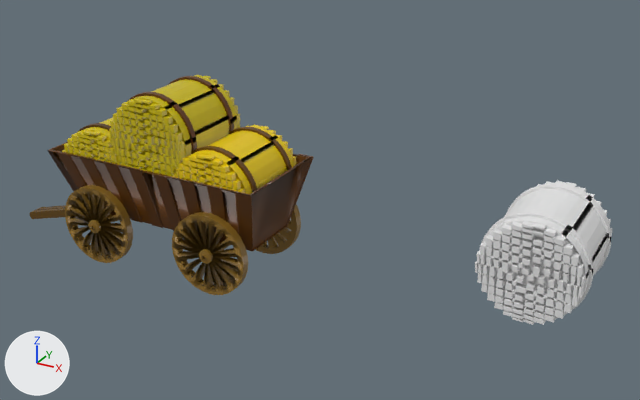
The FBX model 3D_models/hurdle/woz.fbx: old version first, new version second.
Both versions are drawn from a 50 mm lens placed at (9.52, -11.97, 7.78), pointed at (2.69, 0.45, 1.57). The lights are fixed; the arrows at lower left show +X, +Y and +Z.

Script lines for the objects in view, before the commit:
```python
me_circle_002 = bpy.data.meshes.new('Circle.002')
me_circle_002.from_pydata(...)  # 254 vertices, 203 faces; spans x -4.49..4.41, y -4.2..-1.68, z -2.06..2.06
me_circle_002.materials.append(mat_woz)  # brown #5d3300
me_cylinder_002 = bpy.data.meshes.new('Cylinder.002')
me_cylinder_002.from_pydata(...)  # 2004 vertices, 2310 faces; spans x 4.75..6.31, y -0.9..0.9, z 0.51..2.07
me_cylinder_003 = bpy.data.meshes.new('Cylinder.003')
me_cylinder_003.from_pydata(...)  # 256 vertices, 192 faces; spans x 4.71..6.35, y -0.62..0.62, z 0.47..2.11
ob_cylinder_002 = bpy.data.objects.new('Cylinder.002', me_cylinder_002)
ob_cylinder_002.location = (1.23, 0.0, 0.5)
ob_cylinder_003 = bpy.data.objects.new('Cylinder.003', me_cylinder_003)
ob_cylinder_003.location = (1.23, 0.0, 0.5)
ob_woz_001 = bpy.data.objects.new('woz.001', me_circle_002)
ob_woz_001.location = (0.0, 0.0, 0.0)
ob_woz_001.rotation_euler = (1.571, 0.0, 0.0)  # degrees (90, 0, 0)
ob_woz_001.scale = (-0.5, -0.5, -0.5)
# also in view: 'obw2' at (0.01, 0.0, 2.56); 'snop2' at (0.01, 0.0, 2.56); 'snop1' at (1.2, 0.0, 1.83); 'obw1' at (1.2, 0.0, 1.84); 'snop3' at (-1.2, 0.0, 1.83)
```
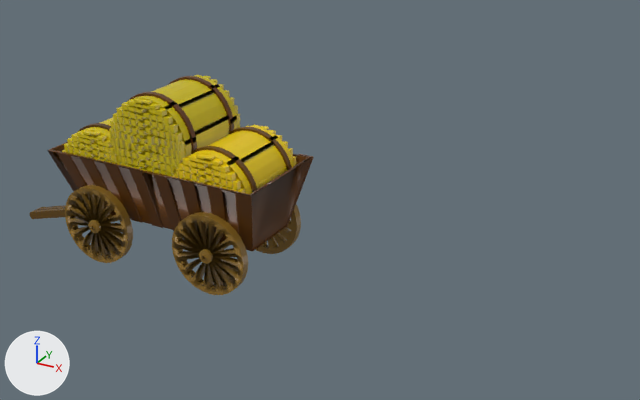
Pixel boxes (x1, y1, x2, y2) of what changed, in the pictures (640 x 400 px):
'Cylinder.002', deleted: before (475, 180, 612, 325)
'Cylinder.003', deleted: before (481, 184, 611, 309)

Patch to the scene script:
```diff
--- a/3D_models/hurdle/woz.fbx.py
+++ b/3D_models/hurdle/woz.fbx.py
@@ ob_cylinder_002 @@
-ob_cylinder_002 = bpy.data.objects.new('Cylinder.002', me_cylinder_002)
-ob_cylinder_002.location = (1.23, 0.0, 0.5)
@@ ob_cylinder_003 @@
-ob_cylinder_003 = bpy.data.objects.new('Cylinder.003', me_cylinder_003)
-ob_cylinder_003.location = (1.23, 0.0, 0.5)
```
